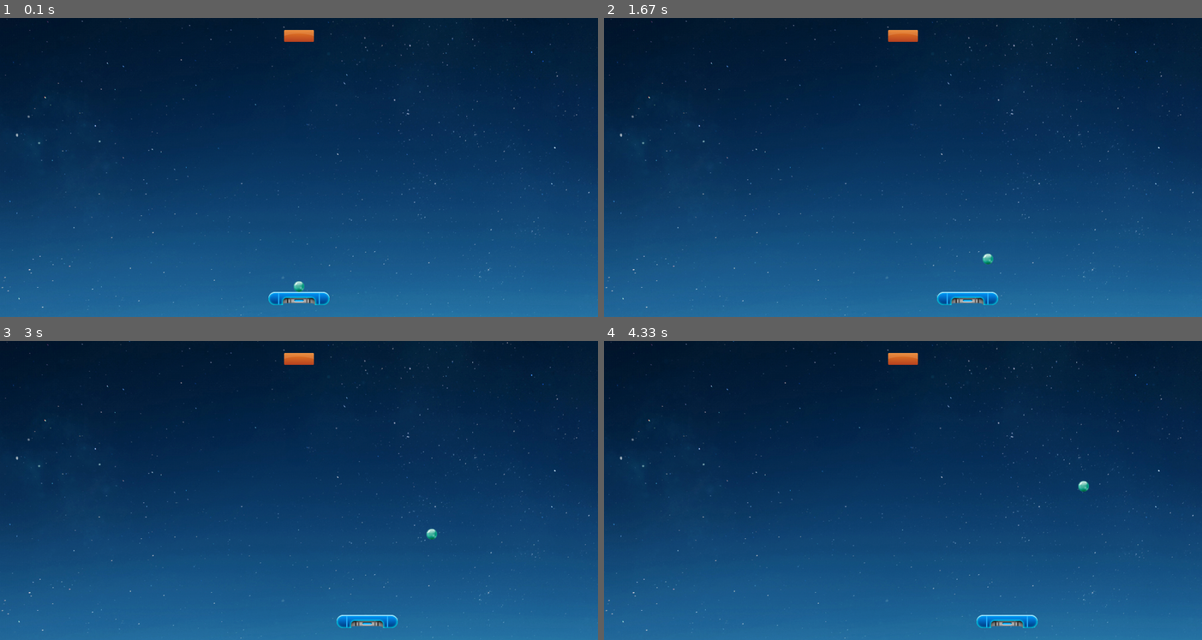
Above: before the commit, frames 1-4 (two rows, left to right).
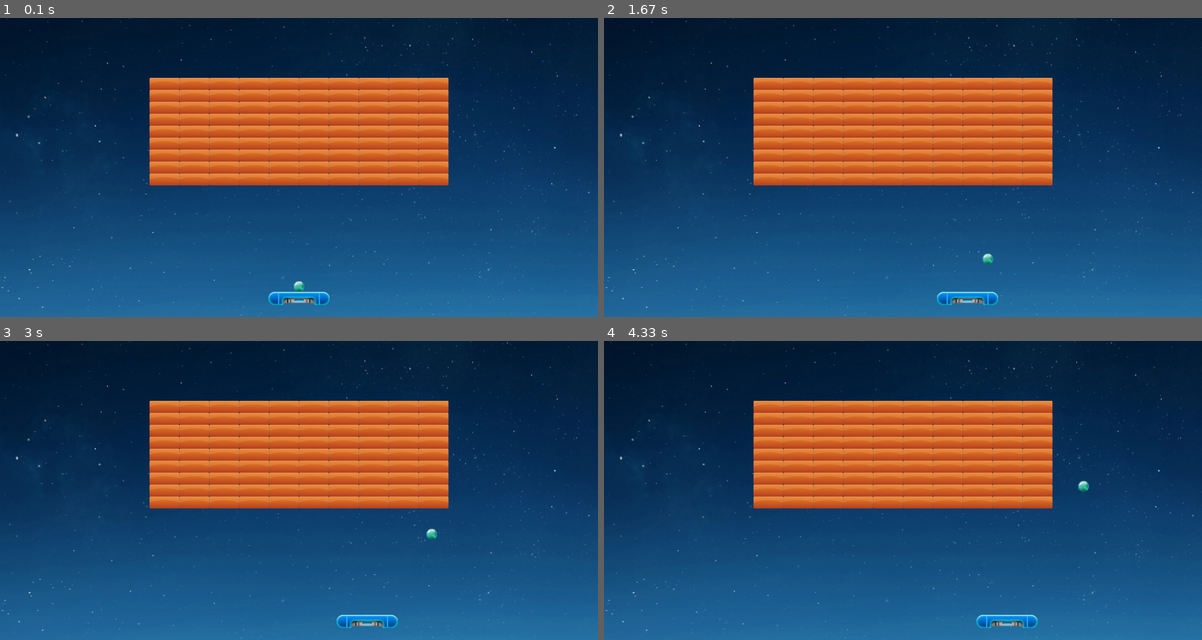
Above: after the commit, the same moments.

Repository: wtraceback/Pygame-Practice
Game: pygame game, started from Arkanoid/main.py
Two runs of this game, one before a commit and one after it. Both use one fixed random seed, a clock stepped at 60 frames per second and the inputs below.
Inputs:
- Up to frame 1 (0.1 s): no input
- Up to frame 2 (1.67 s): hold Right 0.33-0.8 s; hold Right 0.83-1.3 s; tap Space at 0.9, 1.2, 1.4 s; hold Left from 1.33 s (still down)
- Up to frame 3 (3 s): tap Space at 1.7, 1.97, 2.27, 2.4, 2.7 s; release Left at 1.87 s; hold Left 1.9-2.3 s; hold Right 2.33-2.97 s
- Up to frame 4 (4.33 s): hold Left 3-3.47 s; tap Space at 3.07, 3.37, 3.57, 3.87, 4.07 s; hold Right 3.5-3.97 s; hold Right from 4 s (still down)

The runs differ from the first frame. In frame 1, 18% of the frame differs, in the area x 25-75%, y 4-56%; in frame 2, 18%; in frame 3, 18%; in frame 4, 18%.

Commit message:
创建砖块组

Diff:
--- a/Arkanoid/game_functions.py
+++ b/Arkanoid/game_functions.py
@@ -1,5 +1,7 @@
 import pygame
 import sys
+
+from brick import Brick
 
 
 def check_events(baffle, ball):
@@ -33,7 +35,7 @@
         baffle.moving_left = False
 
 
-def update_screen(sets, screen, baffle, ball, brick):
+def update_screen(sets, screen, baffle, ball):
     """更新屏幕上的图像，并切换到新的屏幕"""
     blit_bg_img(sets, screen)
 
@@ -44,7 +46,8 @@
     ball.blit_img()
 
     # 绘制砖块
-    brick.blit_img()
+    for brick in sets.brick_list:
+        brick.blit_img()
 
     # 重绘屏幕对象
     pygame.display.update()
@@ -92,3 +95,42 @@
             return True
 
     return False
+
+
+def create_brick_group(sets, screen, baffle):
+    """创建砖块组"""
+    brick_tool = Brick(sets, screen)
+    number_brick_x = get_number_brick_x(sets, brick_tool)
+    number_brick_rows = get_number_brick_y(sets, brick_tool, baffle)
+
+    for brick_row in range(number_brick_rows):
+        for brick_x_num in range(number_brick_x):
+            create_brick(sets, screen, brick_x_num, brick_row)
+
+
+def get_number_brick_x(sets, brick_tool):
+    """每一行可容纳的砖块个数"""
+    available_space_x = sets.screen_width - 10 * brick_tool.rect.width
+    number_x = int(available_space_x / brick_tool.rect.width)
+
+    return number_x
+
+
+def get_number_brick_y(sets, brick_tool, baffle_tool):
+    """计算屏幕可容纳多少行砖块"""
+    available_space_y = sets.screen_height - 5 * brick_tool.rect.height - 10 * baffle_tool.rect.height
+    number_brick_rows = int(available_space_y / brick_tool.rect.height)
+
+    return number_brick_rows
+
+
+def create_brick(sets, screen, brick_x_num, brick_row):
+    # 创建砖块并设置初始位置
+    new_brick = Brick(sets, screen)
+
+    x = 5 * new_brick.rect.width + new_brick.rect.width * brick_x_num
+    new_brick.rect.x = x
+    y = 5 * new_brick.rect.height + new_brick.rect.height * brick_row
+    new_brick.rect.y = y
+
+    sets.brick_list.append(new_brick)
--- a/Arkanoid/main.py
+++ b/Arkanoid/main.py
@@ -4,7 +4,6 @@
 from baffle import Baffle
 import game_functions as gf
 from ball import Ball
-from brick import Brick
 
 
 def main():
@@ -21,8 +20,8 @@
     # 创建一个弹球
     ball = Ball(sets, screen, baffle)
 
-    # 创建一个砖块
-    brick = Brick(sets, screen)
+    # 创建砖块组
+    gf.create_brick_group(sets, screen, baffle)
 
     # 开始游戏主循环
     while True:
@@ -36,7 +35,7 @@
         gf.update_ball(sets, baffle, ball)
 
         # 更新画面
-        gf.update_screen(sets, screen, baffle, ball, brick)
+        gf.update_screen(sets, screen, baffle, ball)
 
 
 if __name__ == '__main__':
--- a/Arkanoid/settings.py
+++ b/Arkanoid/settings.py
@@ -22,3 +22,6 @@
 
         # 弹球的移动速度
         self.ball_speed_factor = [1, -1]
+
+        # 砖块组
+        self.brick_list = []
